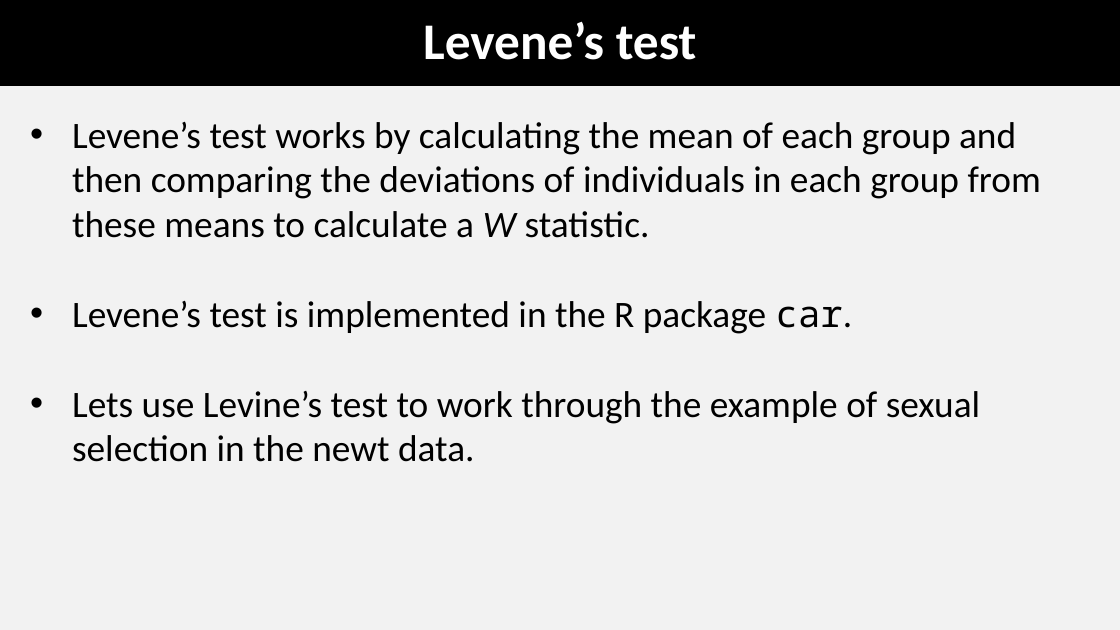
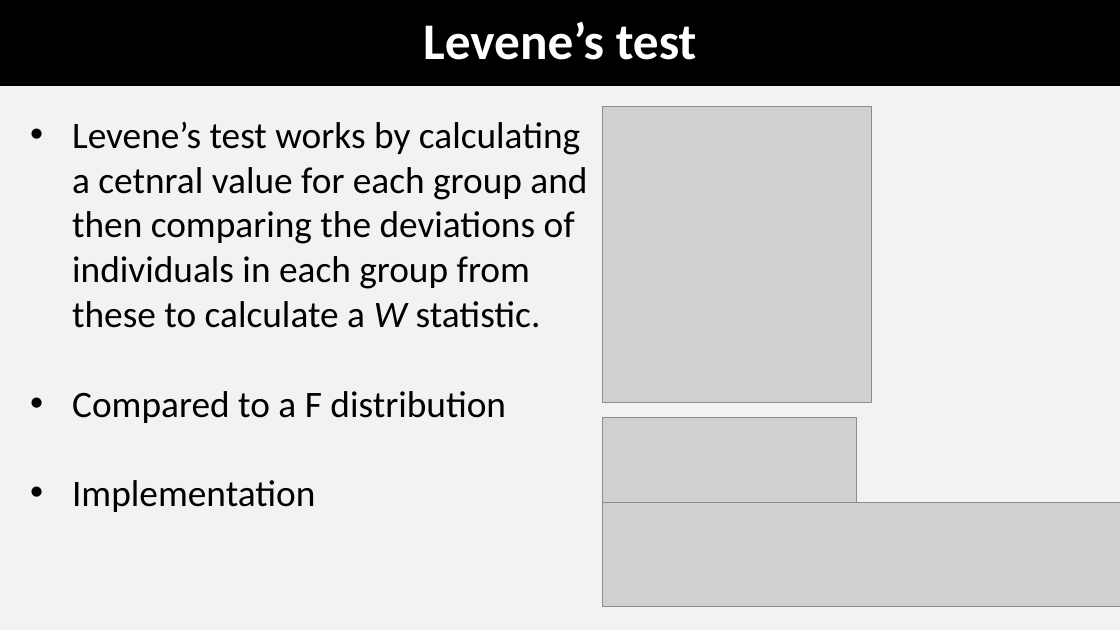
Before and after one commit to coleoguy/coleoguy.github.io, a slide deck: slide 14 of teaching/expdes/lec5.pptx. Drawn at 1120x630 pixels with LibreOffice and Linux fonts; fonts in the diff are those of the drawing; grey boxes stand for pictures. Boxes give left, top, right and bottom in pixels: in the first picture for what was removed or moved away, otherwise in the second. Text is boxed around its words. In the diff, an @@ line names an element or a change of style, - is before the commit and + after.

```diff
--- a/teaching/expdes/lec5.pptx
+++ b/teaching/expdes/lec5.pptx
@@ picture added at [603, 107, 872, 402] @@
@@ text at [72, 122, 587, 512]: text changed @@
-• Levene’s test works by calculating the mean of each group and then comparing the deviations of individuals in each group from these means to calculate a W statistic.
-• Levene’s test is implemented in the R package car.
-• Lets use Levine’s test to work through the example of sexual selection in the newt data.
+• Levene’s test works by calculating a cetnral value for each group and then comparing the deviations of individuals in each group from these to calculate a W statistic.
+• Compared to a F distribution
+• Implementation
@@ picture added at [603, 418, 857, 502] @@
@@ picture added at [603, 502, 1120, 607] @@
```
Also in this commit, not shown: 21 other files.
